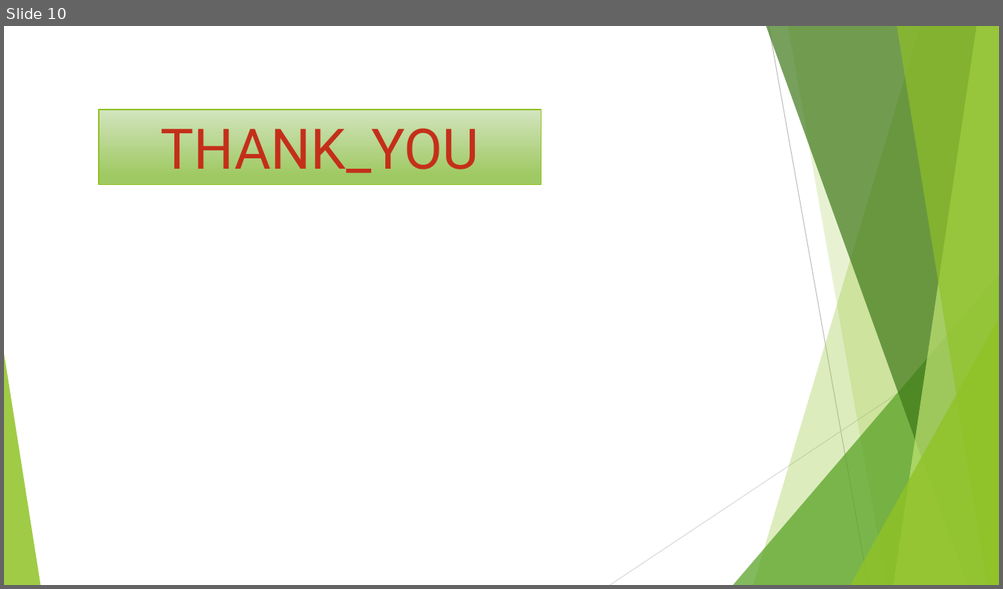
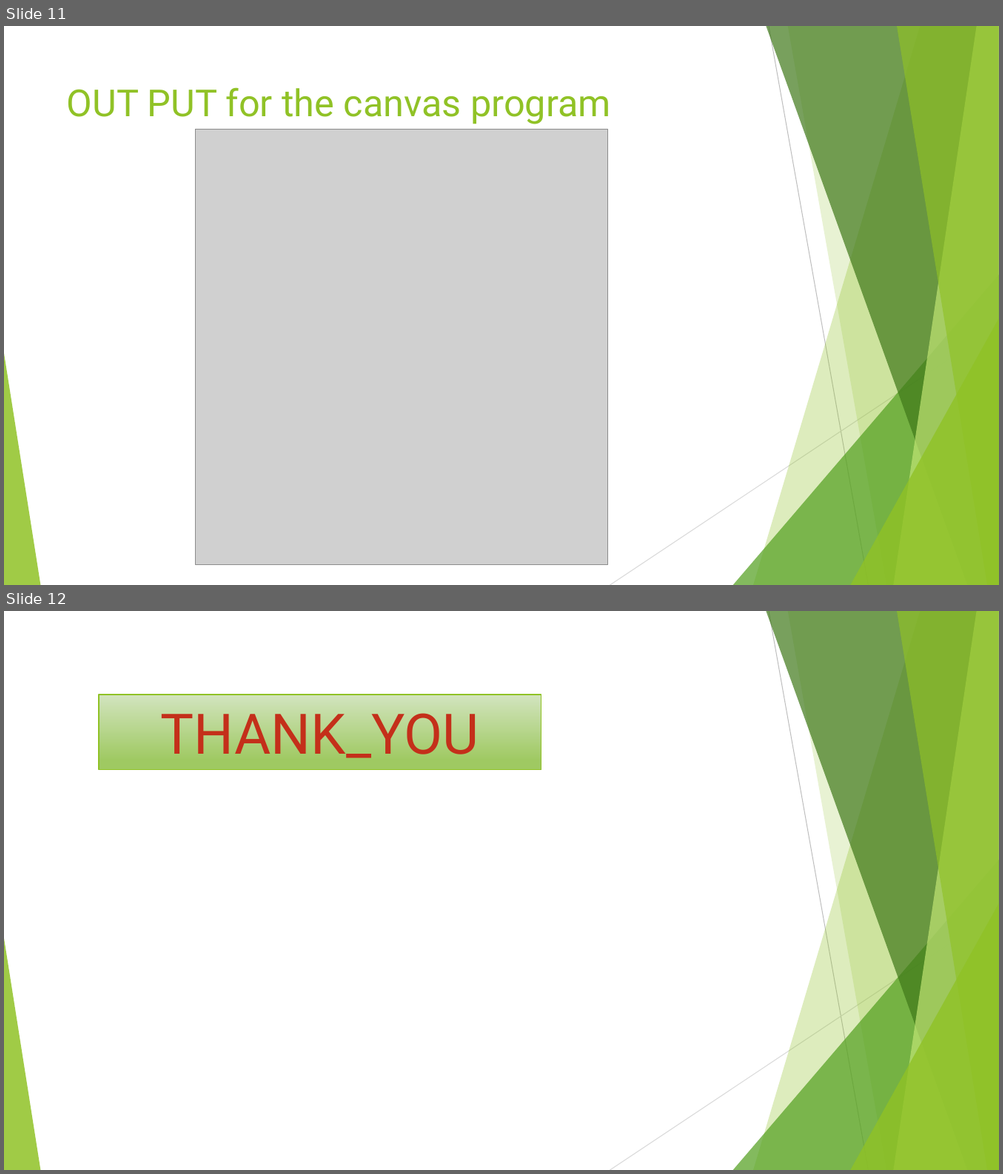
Before and after one commit to Suraj-Shejul/Project-01-Calculator, a slide deck: PPT_For_Calculator.pptx. Shown one above the other, each under a label of ours: slide 10 before the commit, slides 11 and 12 after it. The pictures are 1003x589 and 1003x1174 pixels, drawn with LibreOffice and Linux fonts; fonts in the diff are those of the drawing; grey boxes stand for pictures. Boxes give left, top, right and bottom in pixels: in the first picture for what was removed or moved away, otherwise in the second. Text is boxed around its words. In the diff, an @@ line names an element or a change of style, - is before the commit and + after.

```diff
--- a/PPT_For_Calculator.pptx
+++ b/PPT_For_Calculator.pptx
@@ slide 11 added at [4, 26, 999, 585], background #FFFFFF; not listed: 10 template elements that a slide beside it also shows @@
@@ title added at [67, 87, 610, 124], 36 pt, text #90C226 @@
+OUT PUT for the canvas program
@@ picture added at [195, 130, 608, 565] @@
@@ what was slide 10 is now slide 12 @@
```
Also in this commit, not shown: 1 slide changed, 1 other slide added.
